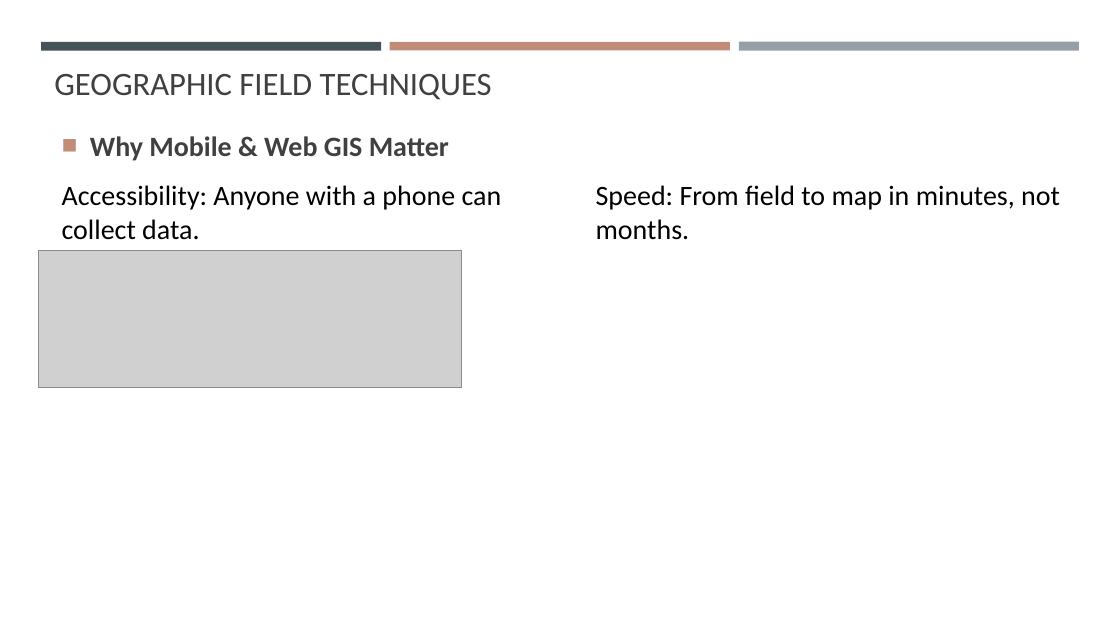
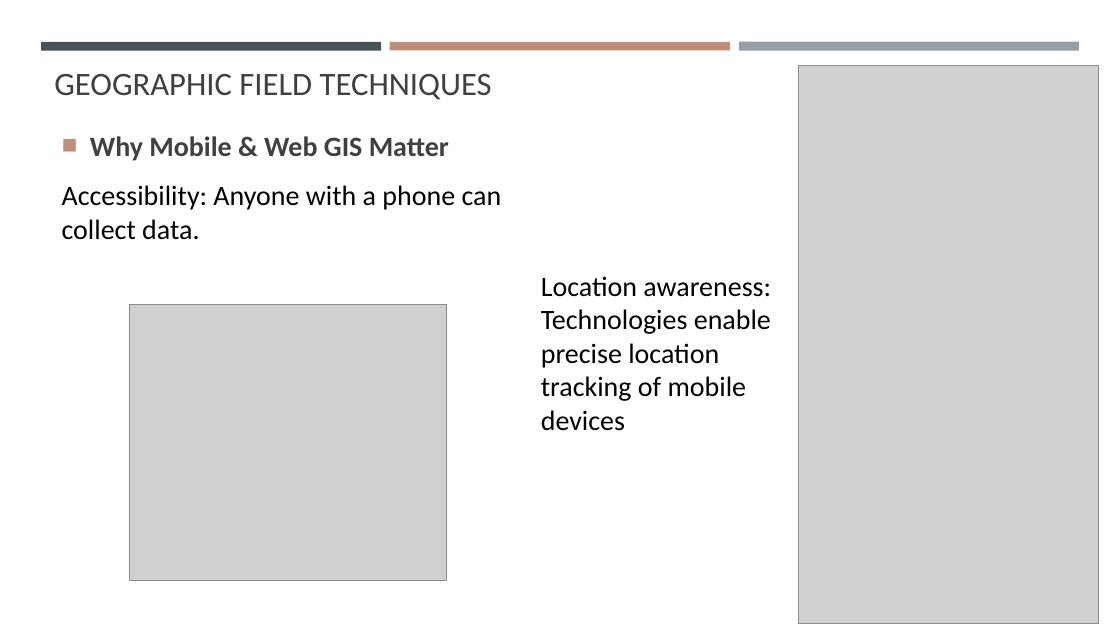
Before and after one commit to gisynw/Field_Techniques, a slide deck: slide 4 of docs/Lectures/Week02/Week02_Intro_To_Field_Technologies.pptx. Drawn at 1120x630 pixels with LibreOffice and Linux fonts; fonts in the diff are those of the drawing; grey boxes stand for pictures. Boxes give left, top, right and bottom in pixels: in the first picture for what was removed or moved away, otherwise in the second. Text is boxed around its words. In the diff, an @@ line names an element or a change of style, - is before the commit and + after.

```diff
--- a/docs/Lectures/Week02/Week02_Intro_To_Field_Technologies.pptx
+++ b/docs/Lectures/Week02/Week02_Intro_To_Field_Technologies.pptx
@@ picture added at (799, 65, 1099, 623) @@
@@ text removed at (596, 185, 1060, 240) @@
-Speed: From field to map in minutes, not months.
@@ picture removed at (39, 250, 461, 388) @@
@@ text added at (541, 276, 771, 431), 24 pt, text #000000 @@
+Location awareness: Technologies enable precise location tracking of mobile devices
@@ picture added at (129, 304, 446, 581) @@
```
Also in this commit, not shown: 11 other slides changed, 6 slides added, 3 slides removed.
